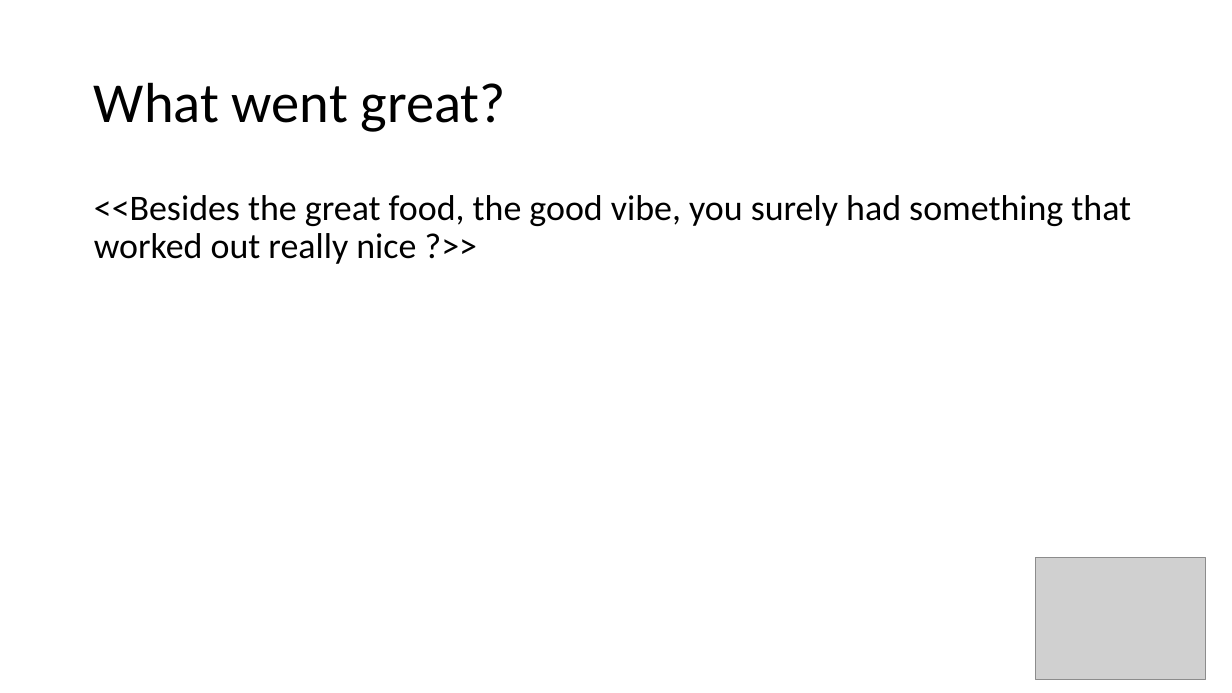
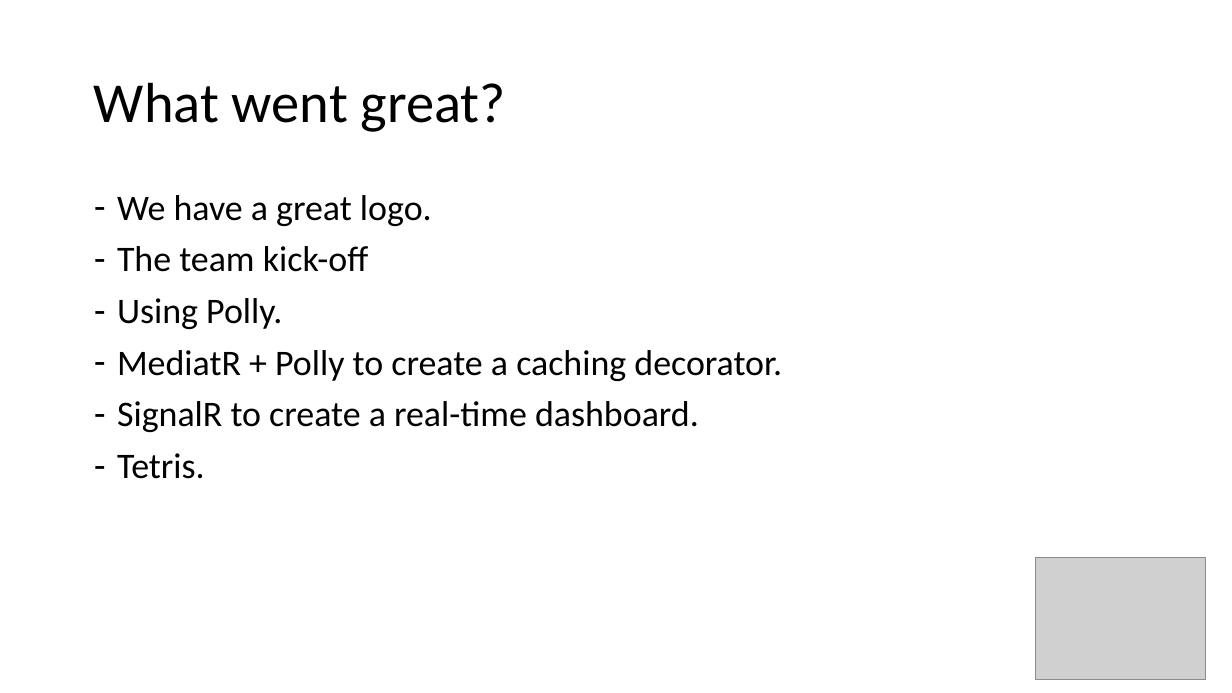
Before and after one commit to gitom/failback, a slide deck: slide 6 of FactSheet.pptx. Drawn at 1232x693 pixels with LibreOffice and Linux fonts; fonts in the diff are those of the drawing; grey boxes stand for pictures. Boxes give left, top, right and bottom in pixels: in the first picture for what was removed or moved away, otherwise in the second. Text is boxed around its words. In the diff, an @@ line names an element or a change of style, - is before the commit and + after.

```diff
--- a/FactSheet.pptx
+++ b/FactSheet.pptx
@@ text at [117,195,782,479]: text changed @@
-<<Besides the great food, the good vibe, you surely had something that worked out really nice ?>>
+– We have a great logo.
+– The team kick-off
+– Using Polly.
+– MediatR + Polly to create a caching decorator.
+– SignalR to create a real-time dashboard.
+– Tetris.
```
Also in this commit, not shown: 8 other slides changed.
